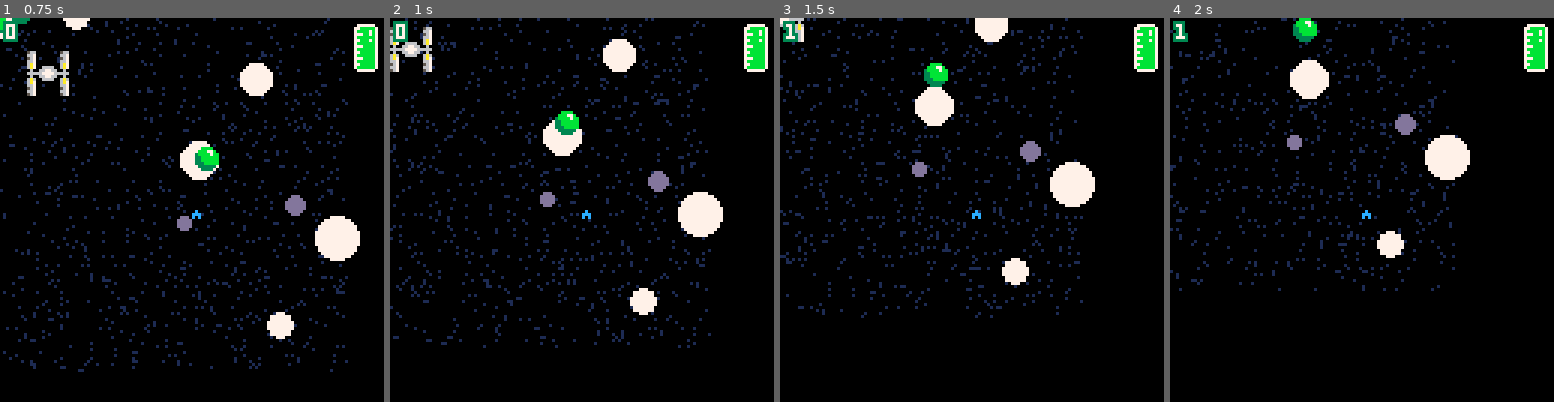
Above: before the commit, frames 1-4 (left to right).
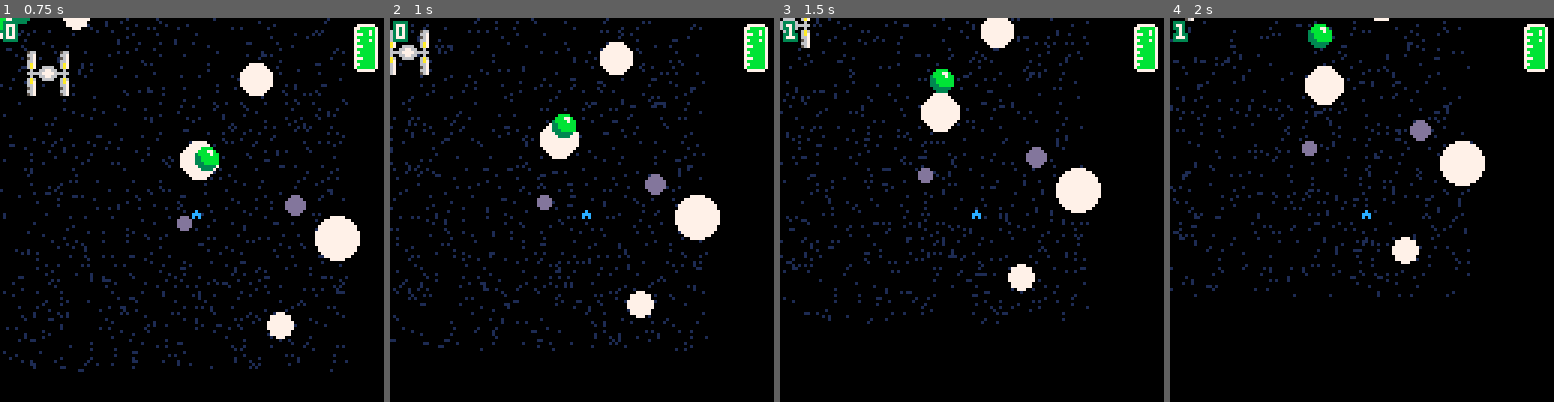
Above: after the commit, the same moments.

Repository: aadriien/GMTK-starship-loopers
Game: PICO-8 cartridge starship-loopers.p8
Same seed, same stepped clock (60 frames per second), same inputs: the game is played once before the commit and once after it.
Inputs:
- Up to frame 1 (0.75 s): tap X (X key) at 0.33 s; tap O (Z key) at 0.7 s
- Up to frame 2 (1 s): no input
- Up to frame 3 (1.5 s): tap X (X key) at 1.07 s
- Up to frame 4 (2 s): hold Right from 1.6 s (still down); tap O (Z key) at 1.7 s; tap X (X key) at 1.85 s

Frame 1 is identical in both runs. In frame 2, 9.7% of the frame differs, in the area x 0-87%, y 0-87%; in frame 3, 9.1%; in frame 4, 9.3%.

Commit message:
updated physics feel

Diff:
--- a/starship-loopers.p8
+++ b/starship-loopers.p8
@@ -74,9 +74,9 @@
         mass = 80
     }
     -- global variables
-    max_orbit_distance = 40
-    max_speed = 8
-    map_boundary = 40
+    max_orbit_distance = 100
+    max_speed = 2
+    map_boundary = 80
 
     selected_idx = 1
 end
@@ -410,15 +410,16 @@
             new_vel = norm(new_vel)
             -- TODO: make speed proportional to distance
             local speed = ((max_orbit_distance - distance) / max_orbit_distance) * max_speed
+
+
             -- lerp to transition into orbit
-            ship.vel.x = ship.vel.x+0.01*(new_vel.x-ship.vel.x)
-            ship.vel.y = ship.vel.y+0.01*(new_vel.y-ship.vel.y)
-
+            ship.vel.x = ship.vel.x+0.003*(new_vel.x-ship.vel.x)
+            ship.vel.y = ship.vel.y+0.003*(new_vel.y-ship.vel.y)
 
             -- gravitational pull towards the center of the celestial body
-            local gravity_pull = norm(create_vector(ship.target.x - ship.x, ship.target.y - ship.y))
-            gravity_pull.x *= 0.003 * sqrt(ship.target.mass) * speed
-            gravity_pull.y *= 0.003 * sqrt(ship.target.mass) * speed
+            local gravity_pull = create_vector(ship.target.x - ship.x, ship.target.y - ship.y)
+            gravity_pull.x *= 0.0016 * ((max_orbit_distance - distance) / max_orbit_distance) * sqrt(ship.target.mass)
+            gravity_pull.y *= 0.0016 * ((max_orbit_distance - distance) / max_orbit_distance) * sqrt(ship.target.mass)
             ship.vel.x += gravity_pull.x
             ship.vel.y += gravity_pull.y
 
